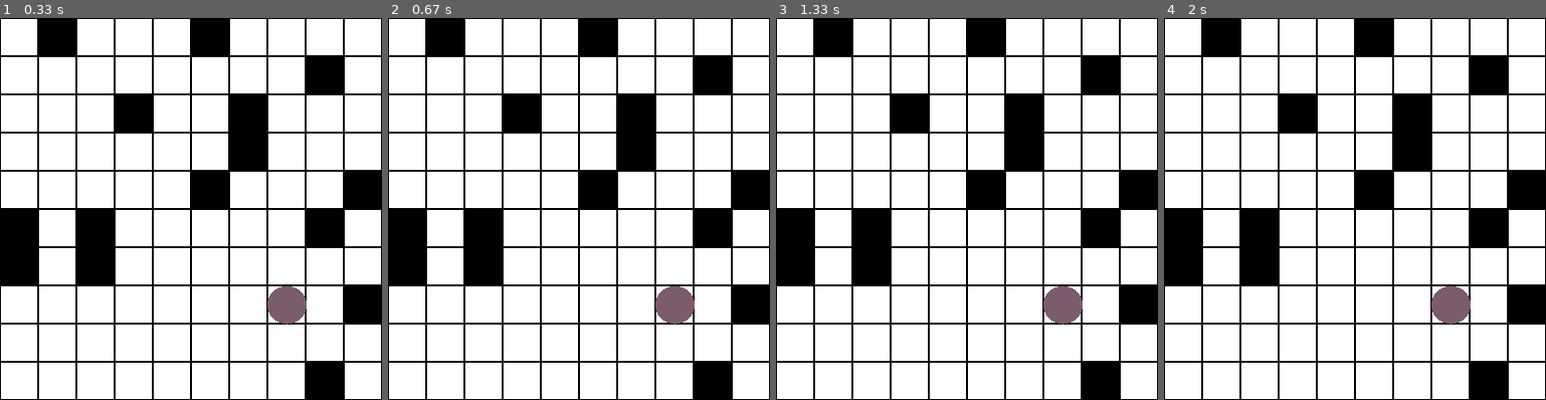
Above: before the commit, frames 1-4 (left to right).
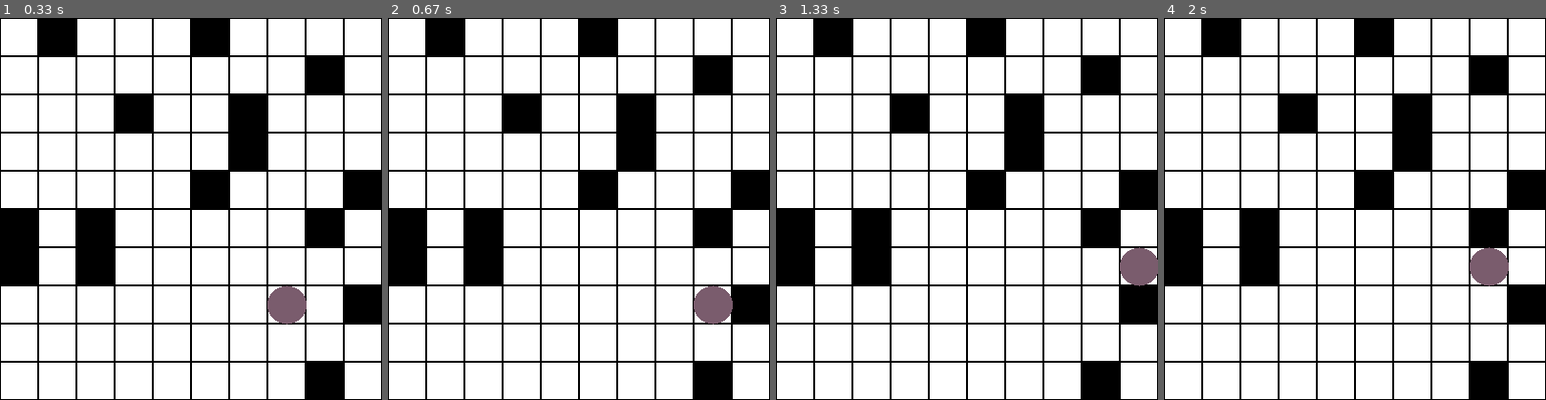
Above: after the commit, the same moments.

Repository: JPJSea/robot_sim_pygame
Game: pygame game, started from robot_simulation/main.py
Two runs of this game, one before a commit and one after it. Both use one fixed random seed, a clock stepped at 60 frames per second and the inputs below.
Inputs:
- Up to frame 1 (0.33 s): no input
- Up to frame 2 (0.67 s): hold Right from 0.33 s (still down)
- Up to frame 3 (1.33 s): release Right at 0.8 s; hold Up 0.83-1.13 s; hold Right from 1.17 s (still down)
- Up to frame 4 (2 s): release Right at 1.63 s; hold Left from 1.67 s (still down)

Frame 1 is identical in both runs. In frame 2, 1.6% of the frame differs, in the area x 70-91%, y 70-81%; in frame 3, 1.6%; in frame 4, 1.6%, in the area x 70-91%, y 60-81%.

Commit message:
Added movement and refactored robot tests

Diff:
--- a/pytest.ini
+++ b/pytest.ini
@@ -1,3 +1,10 @@
 [pytest]
 testpaths = tests
 addopts = --tb=short
+
+# There is some sort of out of date setuptools usage in pygame
+# These tests are to test this app not pygame so can ignore pygame
+# deprecation warnings. See:
+# https://github.com/pygame/pygame/issues/4313
+filterwarnings =
+    ignore::DeprecationWarning:pygame.*
--- a/robot_simulation/main.py
+++ b/robot_simulation/main.py
@@ -1,63 +1,39 @@
 import pygame
-import random
 import pygame.gfxdraw
 
 from .config import Config
 from .robot import Robot
 from .grid import Grid
+from robot_simulation.utils import handle_events, render_screen
+
 
 def initialize_game():
     """Initialize the game environment, create grid and robot."""
     # Initialize grid and place obstacles
     grid = Grid(Config.GRID_WIDTH, Config.GRID_HEIGHT)
-    grid.add_obstacles_randomly(15)  # Add 15 random obstacles
+    grid.add_obstacles_randomly(15)
 
-    # Initialize robot with random position
     robot = Robot(grid)
 
     return grid, robot
 
-def handle_events():
-    """Handle all the pygame events like quitting or keypresses."""
-    for event in pygame.event.get():
-        if event.type == pygame.QUIT:
-            return False
-    return True
-
-def render_screen(screen, grid, robot):
-    """Render the screen by drawing the grid and the robot."""
-    screen.fill(Config.WHITE)  # Fill the screen with white (background color)
-
-    # Draw grid and robot
-    grid.draw(screen)
-    robot.draw(screen)
-
-    # Update the display
-    pygame.display.flip()
-
 def main():
     """Main game loop to initialize the grid and robot, and handle pygame events."""
 
-    # Initialize pygame and set up the window
     pygame.init()
     screen = pygame.display.set_mode((Config.GRID_WIDTH * Config.CELL_SIZE, Config.GRID_HEIGHT * Config.CELL_SIZE))
     pygame.display.set_caption("Simulated Robot Navigation")
 
-    # Initialize the game (grid, robot)
     grid, robot = initialize_game()
 
-    # Game loop
     running = True
     while running:
-        # Handle events (e.g., closing the window)
-        running = handle_events()
+        running = handle_events(robot)
 
-        # Render the game screen
         render_screen(screen, grid, robot)
 
-    # Quit pygame
     pygame.quit()
 
-# Run the game
+
 if __name__ == "__main__":
     main()
--- a/robot_simulation/robot.py
+++ b/robot_simulation/robot.py
@@ -6,6 +6,12 @@
 
 class Robot:
     """Represents the robot on the grid."""
+    _DIRECTIONS = {
+        "up": (0, -1),
+        "down": (0, 1),
+        "left": (-1, 0),
+        "right": (1, 0)
+    }
 
     def __init__(self, grid):
         """Initializes the robot's position and assigns a random color."""
@@ -15,6 +21,33 @@
         max_rgb = 205
         self.color = (random.randint(min_rgb, max_rgb), random.randint(min_rgb, max_rgb), random.randint(min_rgb, max_rgb))
 
+    @classmethod
+    def get_directions(cls):
+        """Safely return a copy of the directions map."""
+        return cls._DIRECTIONS.copy()
+
+    def move(self, direction: str):
+        """Move the robot if the target cell is empty."""
+        directions = self.get_directions()
+
+        if direction not in directions:
+            raise ValueError(f"Invalid direction: {direction}")
+
+        dx, dy = directions[direction]
+        new_x = self.x + dx
+        new_y = self.y + dy
+
+        if self._can_move_to(new_x, new_y):
+            self.x = new_x
+            self.y = new_y
+
+    def _can_move_to(self, x: int, y: int) -> bool:
+        """Check if the robot can move to the specified cell."""
+        return (
+            0 <= x < self.grid.width and
+            0 <= y < self.grid.height and
+            self.grid.is_empty(x, y)
+        )
 
     def random_position(self):
         """Randomly generates a position for the robot that isn't on an obstacle."""
@@ -22,13 +55,13 @@
             x = random.randint(0, self.grid.width - 1)
             y = random.randint(0, self.grid.height - 1)
             if self.grid.is_empty(x, y):
-                return x, y  # Return position if it's empty (no obstacle)
+                return x, y
 
     def draw(self, screen):
         """Draw the robot as a circle on the grid."""
-        radius = Config.CELL_SIZE // 2  # Radius of the robot, half of cell size
-        center_x = self.x * Config.CELL_SIZE + radius  # X center of the circle
-        center_y = self.y * Config.CELL_SIZE + radius  # Y center of the circle
+        radius = Config.CELL_SIZE // 2
+        center_x = self.x * Config.CELL_SIZE + radius
+        center_y = self.y * Config.CELL_SIZE + radius
         # Draw filled circle with antialiasing
         pygame.gfxdraw.filled_circle(screen, center_x, center_y, radius, self.color)
         # Draw circle outline with antialiasing
--- /dev/null
+++ b/robot_simulation/utils.py
@@ -0,0 +1,26 @@
+import pygame
+from robot_simulation.config import Config
+from robot_simulation.robot import Robot
+
+def handle_events(robot: Robot) -> bool:
+    """Handle quit event and movement keys."""
+    for event in pygame.event.get():
+        if event.type == pygame.QUIT:
+            return False
+        elif event.type == pygame.KEYDOWN:
+            if event.key == pygame.K_UP:
+                robot.move("up")
+            elif event.key == pygame.K_DOWN:
+                robot.move("down")
+            elif event.key == pygame.K_LEFT:
+                robot.move("left")
+            elif event.key == pygame.K_RIGHT:
+                robot.move("right")
+    return True
+
+def render_screen(screen, grid, robot):
+    """Render the grid and the robot on the screen."""
+    screen.fill(Config.WHITE)
+    grid.draw(screen)
+    robot.draw(screen)
+    pygame.display.flip()
--- a/tests/test_robot.py
+++ b/tests/test_robot.py
@@ -1,30 +1,117 @@
-import unittest
-from unittest.mock import MagicMock
+import pytest
 
 from robot_simulation.grid import Grid
 from robot_simulation.robot import Robot
-from robot_simulation.config import Config
 
-class TestRobot(unittest.TestCase):
-    def test_robot_random_color(self):
-        robot = Robot(MagicMock())
-        color = robot.color
-        self.assertTrue(50 <= color[0] <= 205)
-        self.assertTrue(50 <= color[1] <= 205)
-        self.assertTrue(50 <= color[2] <= 205)
 
-    def test_robot_random_position(self):
-        grid = MagicMock()
-        grid.is_empty.return_value = True
-        robot = Robot(grid)
-        grid.is_empty.assert_called_once()
-        self.assertIsInstance(robot.x, int)
-        self.assertIsInstance(robot.y, int)
+@pytest.fixture
+def grid():
+    """Creates a 5x5 empty grid for testing."""
+    return Grid(5, 5)
 
-    def test_robot_position_not_on_obstacle(self):
-        grid = MagicMock()
-        grid.is_empty.return_value = True
-        robot = Robot(grid)
-        grid.is_empty.assert_called_once()
-        self.assertTrue(robot.x >= 0 and robot.x < Config.GRID_WIDTH)
-        self.assertTrue(robot.y >= 0 and robot.y < Config.GRID_HEIGHT)
+
+@pytest.fixture
+def robot(grid):
+    """Creates a robot in the grid."""
+    return Robot(grid)
+
+
+def clear_grid(grid):
+    """Clear grid obstacles"""
+    grid.grid = [[0] * grid.width for _ in range(grid.height)]
+
+
+def test_initial_position(robot, grid):
+    """Robot should start inbounds on an empty cell."""
+    assert grid.is_empty(robot.x, robot.y)
+    assert 0 <= robot.x < grid.width
+    assert 0 <= robot.y < grid.height
+
+
+def test_robot_does_not_move_into_obstacles(robot, grid):
+    """Robot should not move into a cell with an obstacle in any direction."""
+
+    clear_grid(grid)
+
+    # Place robot at known position (center)
+    center_x = grid.width // 2
+    center_y = grid.height // 2
+    robot.x = center_x
+    robot.y = center_y
+
+    # Place obstacles in all 4 directions around the robot
+    obstacles = {
+        "up": (center_x, center_y - 1),
+        "down": (center_x, center_y + 1),
+        "left": (center_x - 1, center_y),
+        "right": (center_x + 1, center_y)
+    }
+
+    for direction, (obs_x, obs_y) in obstacles.items():
+        grid.grid[obs_y][obs_x] = 1  # Place obstacle
+
+        robot.x, robot.y = center_x, center_y
+
+        # Move robot and assert it didn't move into obstacle
+        robot.move(direction)
+        assert (robot.x, robot.y) == (center_x, center_y)
+
+        # Clear obstacle
+        grid.grid[obs_y][obs_x] = 0
+
+
+def test_invalid_direction(robot):
+    """Robot should raise ValueError for invalid direction."""
+    with pytest.raises(ValueError, match="Invalid direction"):
+        robot.move("diagonal")
+
+
+def test_robot_moves_in_all_directions(robot, grid):
+    """Place robot in center and check movement in all 4 directions on a clear grid."""
+
+    clear_grid(grid)
+
+    # Place robot in center
+    center_x = grid.width // 2
+    center_y = grid.height // 2
+    robot.x = center_x
+    robot.y = center_y
+
+    directions = {
+        "up": (0, -1),
+        "down": (0, 1),
+        "left": (-1, 0),
+        "right": (1, 0)
+    }
+
+    for direction, (dx, dy) in directions.items():
+        robot.x, robot.y = center_x, center_y
+
+        robot.move(direction)
+
+        # Assert the robot moved exactly by (dx, dy)
+        assert robot.x == center_x + dx
+        assert robot.y == center_y + dy
+
+
+def test_robot_does_not_move_out_of_bounds(robot, grid):
+    """Robot should not move out of the grid from corners or edges."""
+
+    robot.x, robot.y = 0, 0
+    robot.move("up")
+    assert (robot.x, robot.y) == (0, 0)
+
+    robot.move("left")
+    assert (robot.x, robot.y) == (0, 0)
+
+    robot.y = grid.height - 1
+    robot.move("down")
+    assert (robot.x, robot.y) == (0, grid.height - 1)
+
+    robot.x = grid.width - 1
+    robot.move("right")
+    assert (robot.x, robot.y) == (grid.width - 1, grid.height - 1)
+
+    robot.x, robot.y = 2, 0
+    robot.move("up")
+    assert (robot.x, robot.y) == (2, 0)
